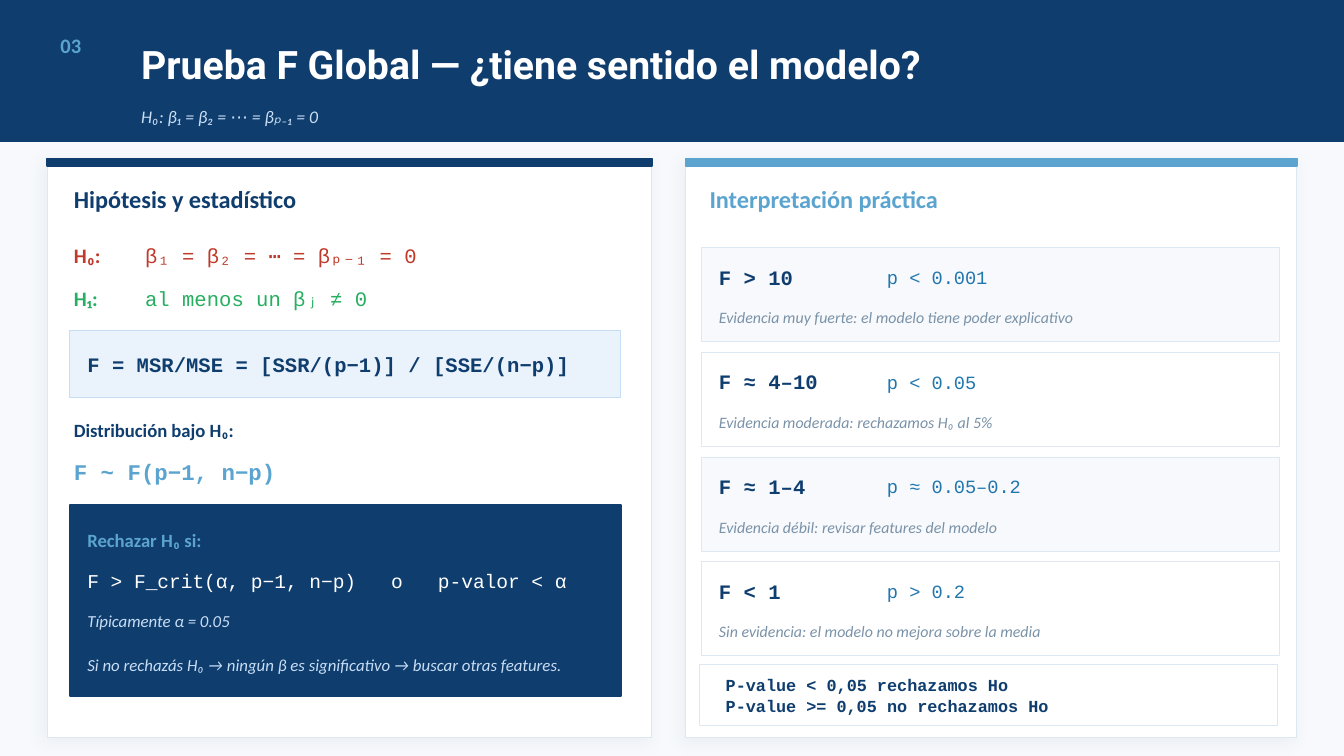
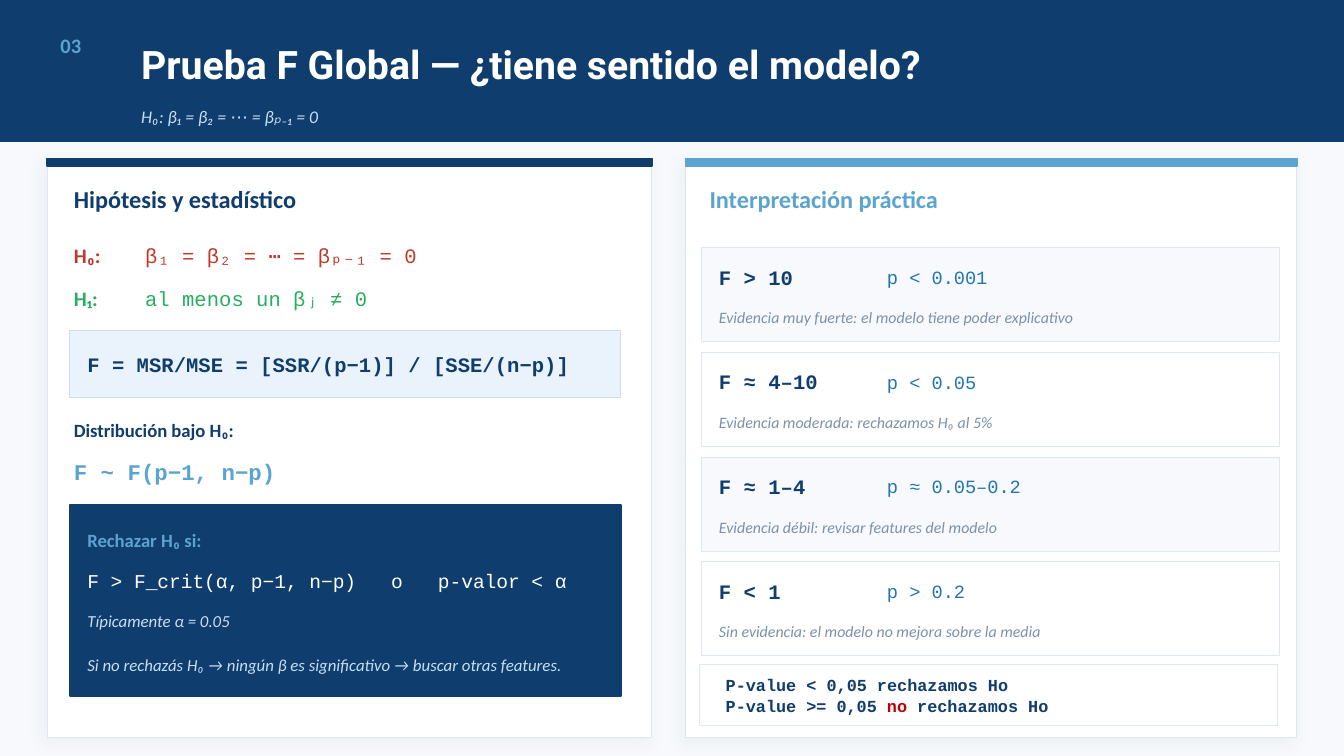
Before and after one commit to josefrodrim/modelos_estadisticos, a slide deck: slide 5 of Clase_3/PPT/Clase04_Inferencia_OLS.pptx. Drawn at 1344x756 pixels with LibreOffice and Linux fonts; fonts in the diff are those of the drawing. Boxes give left, top, right and bottom in pixels: in the first picture for what was removed or moved away, otherwise in the second. Text is boxed around its words. In the diff, an @@ line names an element or a change of style, - is before the commit and + after.

```diff
--- a/Clase_3/PPT/Clase04_Inferencia_OLS.pptx
+++ b/Clase_3/PPT/Clase04_Inferencia_OLS.pptx
@@ text at box(726, 699, 1048, 715): text colour #0F3D6E to #C00000 in "no" @@
```
Also in this commit, not shown: 1 other slide changed, 1 slide added, 13 other files.
